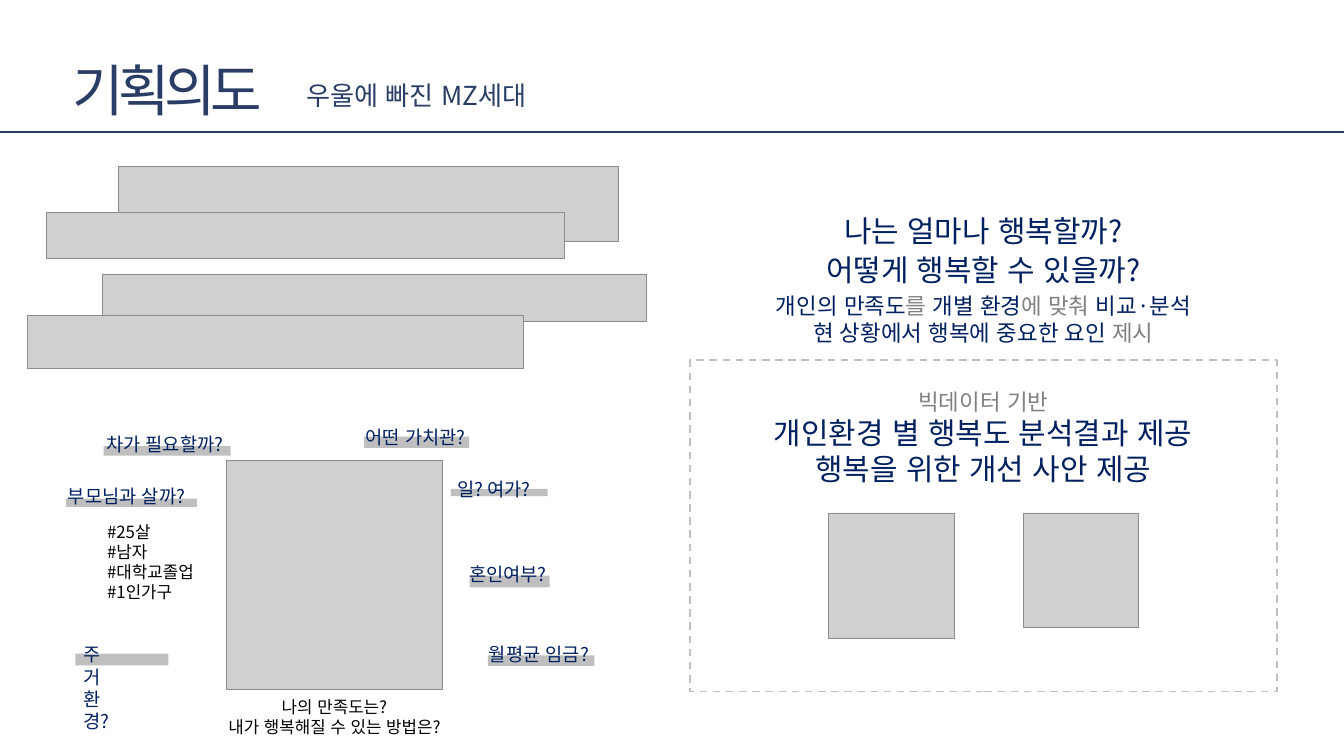
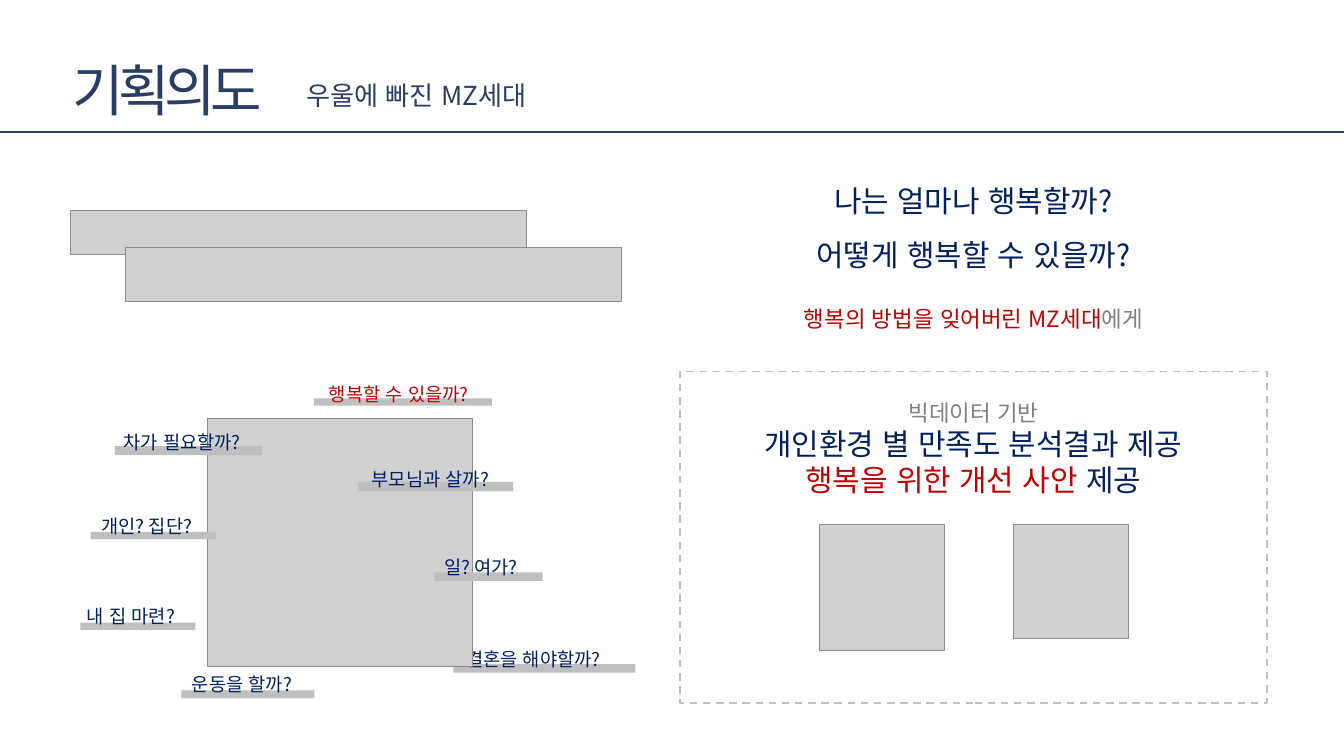
Before and after one commit to FourKong/Project_jh, a slide deck: slide 5 of portfolio/프로젝트 기획서_ver1.1.pptx. Drawn at 1344x756 pixels with LibreOffice and Linux fonts; fonts in the diff are those of the drawing; grey boxes stand for pictures. Boxes give left, top, right and bottom in pixels: in the first picture for what was removed or moved away, otherwise in the second. Text is boxed around its words. In the diff, an @@ line names an element or a change of style, - is before the commit and + after.

```diff
--- a/portfolio/프로젝트 기획서_ver1.1.pptx
+++ b/portfolio/프로젝트 기획서_ver1.1.pptx
@@ picture removed at [118, 166, 618, 241] @@
@@ text at [816, 187, 1131, 269]: text changed @@
-나는 얼마나 행복할까?
+나는 얼마나 행복할까?
+어떻게 행복할 수 있을까?
@@ picture: place and size @@
-picture at [46, 212, 564, 259]
+picture at [70, 210, 526, 255]
@@ picture: place and size @@
-picture at [27, 315, 523, 368]
+picture at [125, 248, 622, 301]
@@ picture removed at [102, 274, 646, 322] @@
@@ text removed at [776, 295, 1191, 343] @@
-개인의 만족도를 개별 환경에 맞춰 비교·분석
-현 상황에서 행복에 중요한 요인 제시
@@ text added at [804, 308, 1143, 329], 24 pt, text #C00000 @@
+행복의 방법을 잊어버린 MZ세대에게
@@ text at [329, 382, 469, 407]: text changed; size 32 to 20 pt; text colour #002060 to #C00000 @@
-어떻게 행복할 수 있을까?
+행복할 수 있을까?
@@ 2 pictures, 1 text, 1 rectangle: place and size @@
-2 pictures, 1 text, 1 rectangle at [690, 360, 1277, 691]
+2 pictures, 1 text, 1 rectangle at [680, 372, 1267, 703]
@@ picture: place and size @@
-picture at [226, 461, 442, 690]
+picture at [208, 418, 473, 667]
@@ rectangle: place and size @@
-rectangle at [364, 437, 469, 448]
+rectangle at [314, 398, 492, 406]
@@ rectangle: place and size @@
-rectangle at [103, 446, 230, 456]
+rectangle at [115, 446, 262, 456]
@@ text "차가 필요할까?": place and size @@
-text "차가 필요할까?" at [106, 432, 224, 457]
+text "차가 필요할까?" at [123, 429, 241, 451]
@@ text removed at [366, 425, 466, 450] @@
-어떤 가치관?
@@ text at [764, 430, 1182, 458]: text changed @@
-개인환경 별 행복도 분석결과 제공
+개인환경 별 만족도 분석결과 제공
@@ text "부모님과 살까?": place and size @@
-text "부모님과 살까?" at [68, 483, 185, 508]
+text "부모님과 살까?" at [372, 467, 489, 492]
@@ text at [805, 466, 1141, 494]: text colour #002060 to #C00000 in "행복을 위한 개선 사안" @@
@@ rectangle: place and size @@
-rectangle at [451, 489, 548, 496]
+rectangle at [358, 482, 513, 491]
@@ rectangle: place and size @@
-rectangle at [66, 499, 197, 507]
+rectangle at [91, 532, 216, 539]
@@ text removed at [107, 524, 194, 600] @@
-#25살
-#남자
-#대학교졸업
-#1인가구
@@ text "일? 여가?": place and size @@
-text "일? 여가?" at [457, 480, 530, 498]
+text "일? 여가?" at [444, 555, 517, 576]
@@ text removed at [469, 561, 547, 586] @@
-혼인여부?
@@ rectangle: place and size @@
-rectangle at [470, 576, 550, 587]
+rectangle at [434, 573, 542, 581]
@@ rectangle: place and size @@
-rectangle at [75, 654, 169, 665]
+rectangle at [80, 623, 195, 630]
@@ text removed at [84, 642, 110, 730] @@
-주거환경?
@@ text removed at [489, 642, 589, 667] @@
-월평균 임금?
@@ group added at [87, 517, 601, 698]: 4 texts, 1 rectangle @@
+결혼을 해야할까?
+내 집 마련?
+개인? 집단?
+운동을 할까?
@@ rectangle: place and size @@
-rectangle at [488, 655, 595, 666]
+rectangle at [454, 664, 636, 673]
@@ text removed at [228, 699, 440, 735] @@
-나의 만족도는?
-내가 행복해질 수 있는 방법은?
```
Also in this commit, not shown: 4 other slides changed.
